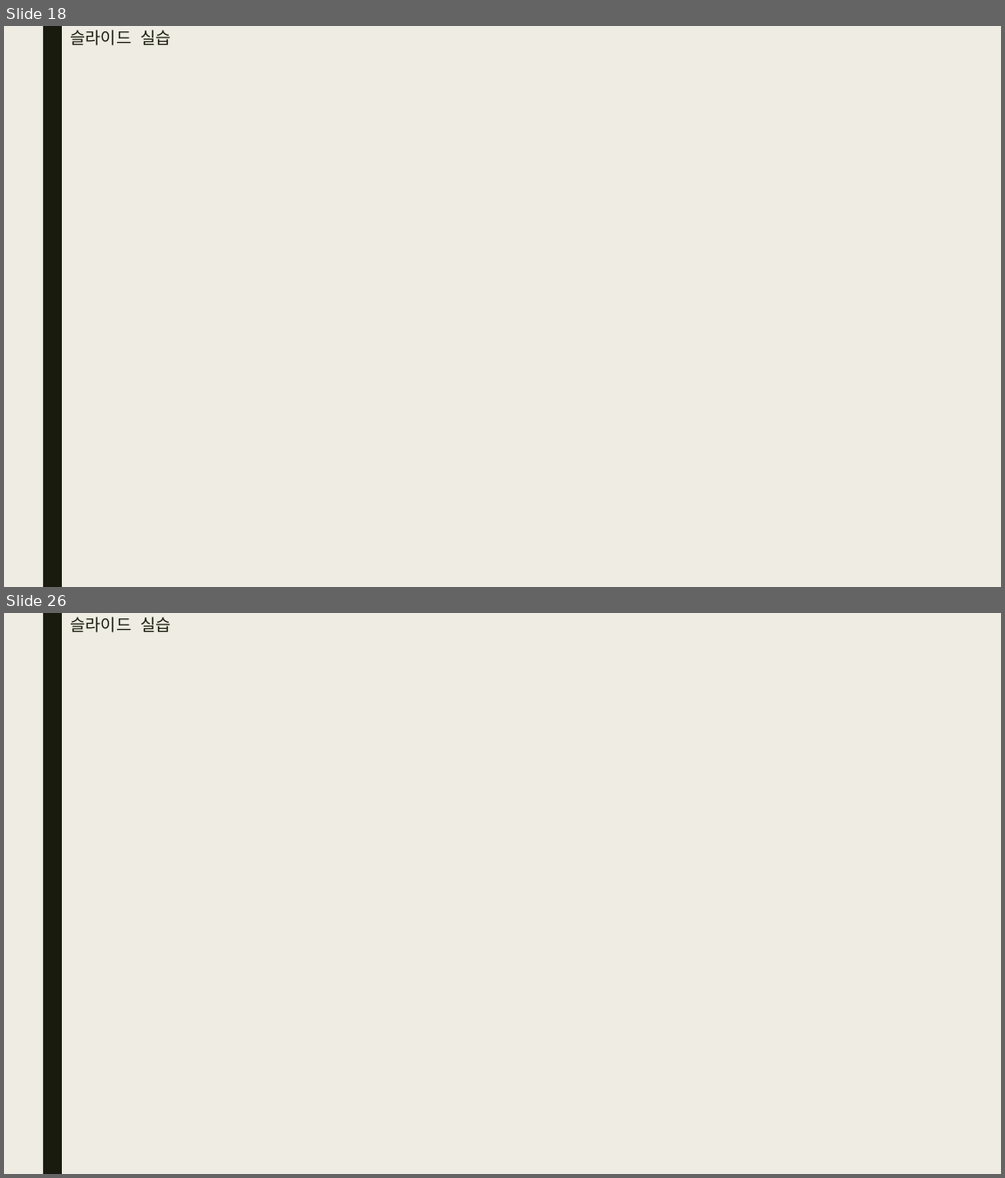
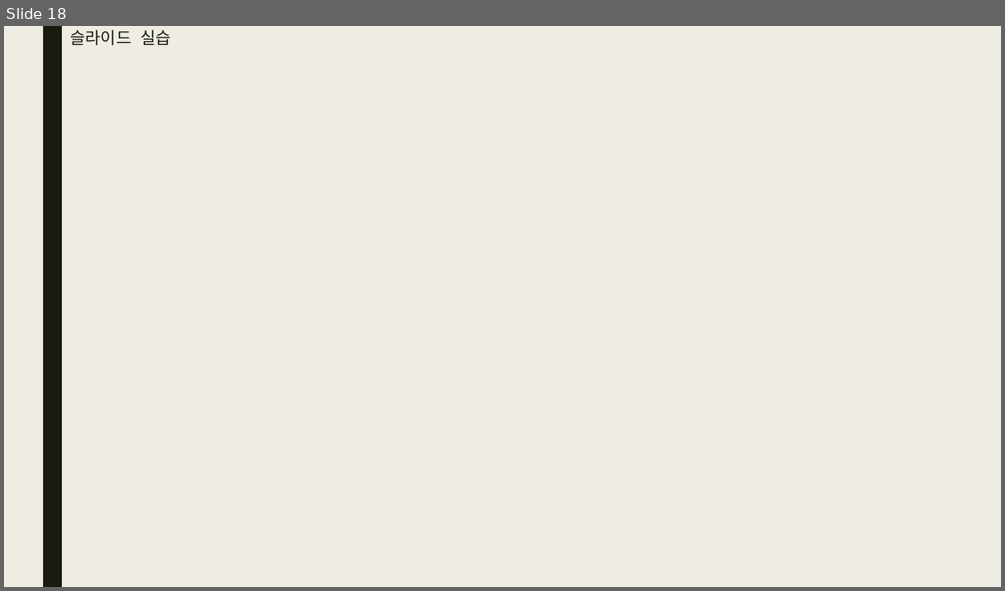
Before and after one commit to bino0130/politec-frontend, a slide deck: 기업업무 과제/기업업무 2강 과제(JavaScript 2) 남정현.pptx. Shown one above the other, each under a label of ours: slides 18 and 26 before the commit, slide 18 after it; the slides between them are not shown. The pictures are 1005x1178 and 1005x591 pixels, drawn with LibreOffice and Linux fonts; fonts in the diff are those of the drawing. Boxes give left, top, right and bottom in pixels: in the first picture for what was removed or moved away, otherwise in the second. Text is boxed around its words. In the diff, an @@ line names an element or a change of style, - is before the commit and + after.

```diff
--- a/기업업무 과제/기업업무 2강 과제(JavaScript 2) 남정현.pptx
+++ b/기업업무 과제/기업업무 2강 과제(JavaScript 2) 남정현.pptx
@@ slide 26 removed at box(4, 613, 1001, 1174), background #EFEDE3; not listed: 1 template element that a slide beside it also shows @@
@@ title removed at box(71, 617, 171, 633) @@
-슬라이드 실습
```
Also in this commit, not shown: 13 slides changed, 8 other slides removed.
